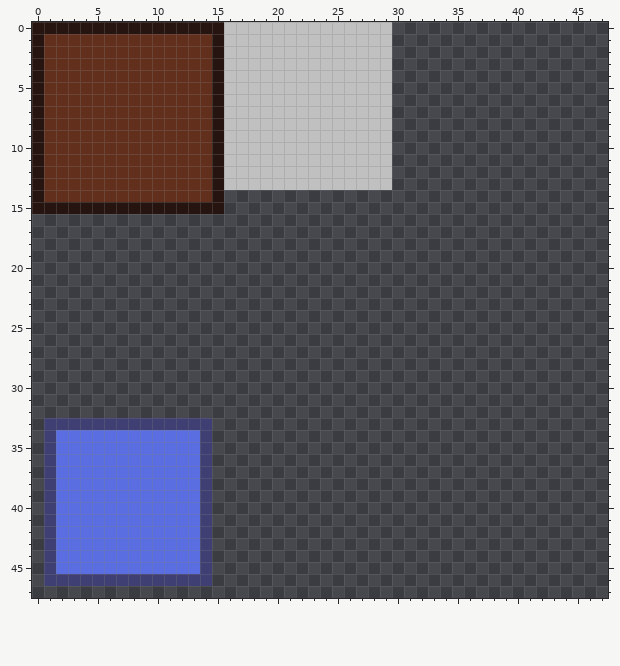
Pixel-art sprite -- assets_raw/textures/level.png. That is the earlier state.
The file is 64x64 pixels. Shown: x 0..47, y 0..47.
New version:
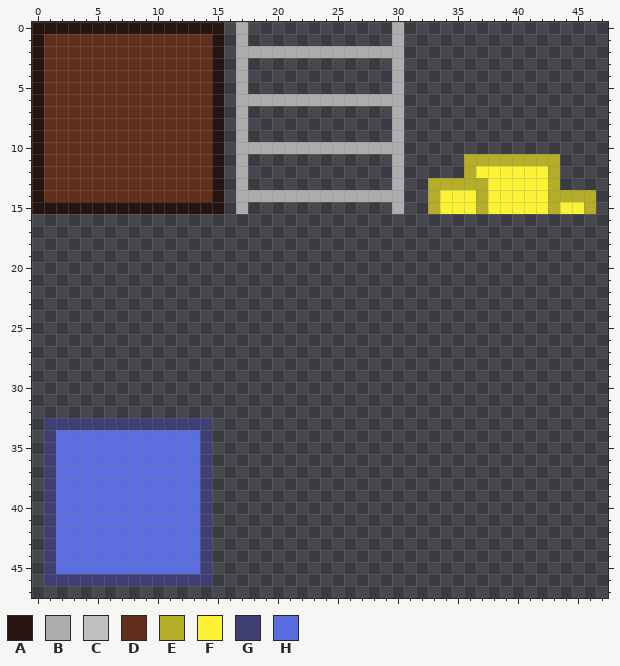
Palette (. is transparent): A #261410  B #adadad  C #c0c0c0  D #632f1d  E #b5ae28  F #fbf236  G #3f3f74  H #5b6ee1
From old to new:
y 0..1: x 16..30 CCCCCCCCCCCCCC. -> .B............B
y 2: x 16..30 CCCCCCCCCCCCCC. -> .BBBBBBBBBBBBBB
y 3..5: x 16..30 CCCCCCCCCCCCCC. -> .B............B
y 6: x 16..30 CCCCCCCCCCCCCC. -> .BBBBBBBBBBBBBB
y 7..9: x 16..30 CCCCCCCCCCCCCC. -> .B............B
y 10: x 16..30 CCCCCCCCCCCCCC. -> .BBBBBBBBBBBBBB
y 11: x 16..30 CCCCCCCCCCCCCC. -> .B............B; x 36..43 ........ -> EEEEEEEE
y 12: x 16..30 CCCCCCCCCCCCCC. -> .B............B; x 36..43 ........ -> EFFFFFFE
y 13: x 16..30 CCCCCCCCCCCCCC. -> .B............B; x 33..43 ........... -> EEEEEFFFFFE
y 14: x 17..30 .............. -> BBBBBBBBBBBBBB; x 33..46 .............. -> EFFFEFFFFFEEEE
y 15: x 17 . -> B; x 30 . -> B; x 33..46 .............. -> EFFFEFFFFFEFFE
Where, in picture pixels (left, top, right, bottom), the same in both pictures:
changed: (224, 22, 596, 214)
